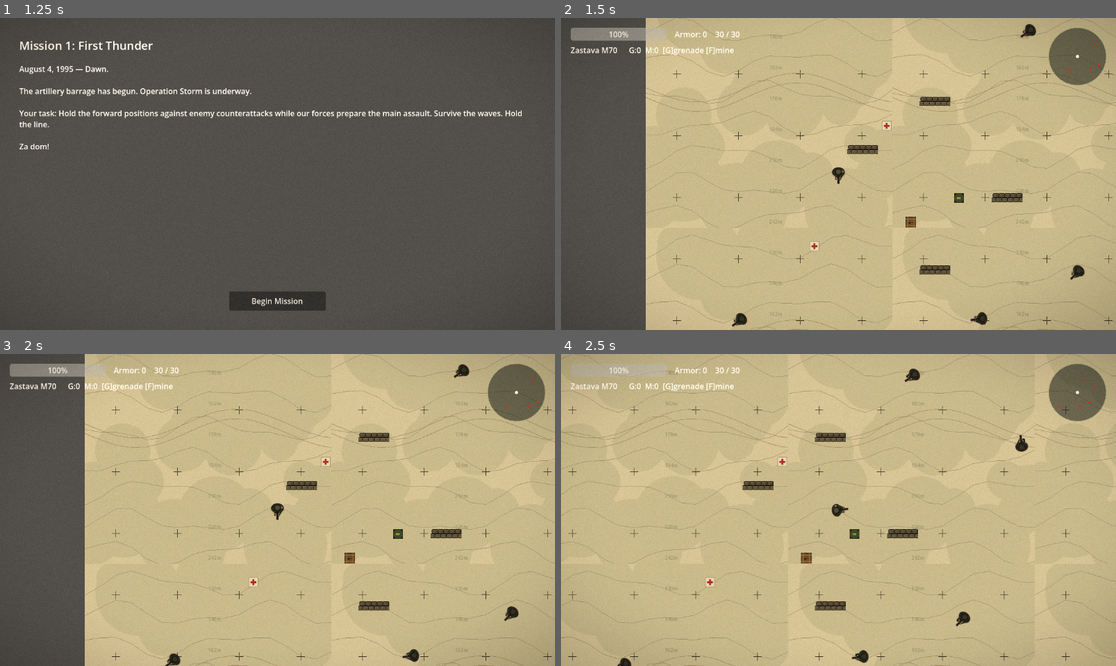
Above: before the commit, frames 1-4 (two rows, left to right).
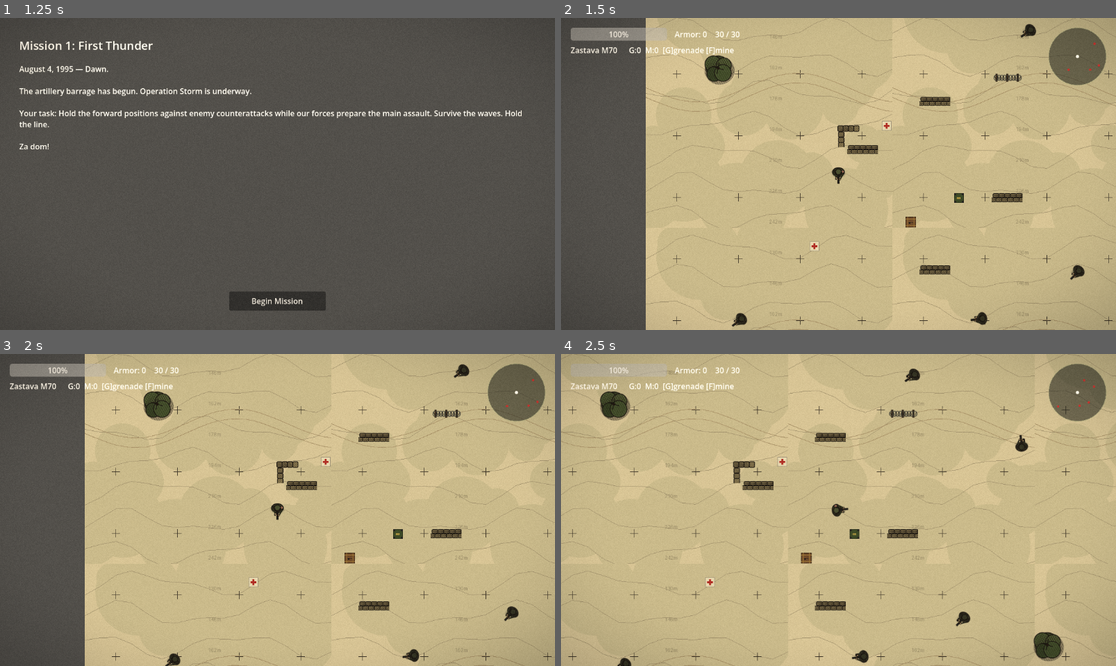
Above: after the commit, the same moments.

Repository: VrachoxWizard/storm-game
Game: Godot game, scene res://scenes/Main.tscn
Same seed, same stepped clock (60 frames per second), same inputs: the game is played once before the commit and once after it.
Inputs (mouse positions are in pixels of both pictures, inside the frame that each line leads up to):
- Up to frame 1 (1.25 s): click "Start Campaign" at 0.5 s
- Up to frame 2 (1.5 s): click "Begin Mission" at 1.25 s
- Up to frame 3 (2 s): no input
- Up to frame 4 (2.5 s): move the mouse to (960, 494) at 2.02 s; hold D (move_right) from 2.03 s (still down); hold Space (dodge) from 2.03 s (still down)

Frame 1 is identical in both runs. In frame 2, 0.7% of the frame differs, in the area x 25-84%, y 12-42%; in frame 3, 0.7%; in frame 4, 1.1%, in the area x 7-91%, y 12-99%.

Commit message:
fix(maps): restore bunker/mortar signals and integrate illustrated cover props across missions

Diff:
--- a/scenes/enemies/Bunker.tscn
+++ b/scenes/enemies/Bunker.tscn
@@ -1,11 +1,11 @@
 [gd_scene load_steps=5 format=3]
 
 [ext_resource type="Script" path="res://scripts/enemies/Bunker.gd" id="1_script"]
-[ext_resource type="Texture2D" path="res://assets/sprites/bunker.png" id="2_tex"]
+[ext_resource type="Texture2D" path="res://assets/sprites/props/bunker_concrete.png" id="2_tex"]
 [ext_resource type="PackedScene" path="res://scenes/weapons/EnemyProjectile.tscn" id="3_bullet"]
 
 [sub_resource type="RectangleShape2D" id="RectangleShape2D_1"]
-size = Vector2(56, 40)
+size = Vector2(88, 64)
 
 [sub_resource type="CircleShape2D" id="CircleShape2D_2"]
 radius = 360.0
@@ -21,6 +21,11 @@
 damage = 10
 attack_cooldown = 0.12
 bullet_scene = ExtResource("3_bullet")
+
+[node name="Shadow" type="Sprite2D" parent="."]
+modulate = Color(0, 0, 0, 0.35)
+position = Vector2(6, 8)
+texture = ExtResource("2_tex")
 
 [node name="Sprite2D" type="Sprite2D" parent="."]
 texture = ExtResource("2_tex")
--- a/scenes/missions/Mission1.tscn
+++ b/scenes/missions/Mission1.tscn
@@ -10,6 +10,9 @@
 [ext_resource type="Resource" path="res://resources/weapons/hawk_shotgun.tres" id="8_hawk"]
 [ext_resource type="Texture2D" path="res://assets/sprites/terrain/terrain_staging.png" id="9_ground"]
 [ext_resource type="Texture2D" path="res://assets/sprites/props/sandbag_straight.png" id="10_sandbag"]
+[ext_resource type="Texture2D" path="res://assets/sprites/props/sandbag_corner.png" id="11_corner"]
+[ext_resource type="Texture2D" path="res://assets/sprites/props/barbed_wire.png" id="12_wire"]
+[ext_resource type="Texture2D" path="res://assets/sprites/props/tree_ink_sketch.png" id="13_tree"]
 
 [sub_resource type="RectangleShape2D" id="RectangleShape2D_horiz"]
 size = Vector2(1240, 20)
@@ -19,6 +22,12 @@
 
 [sub_resource type="RectangleShape2D" id="RectangleShape2D_sandbag"]
 size = Vector2(64, 24)
+
+[sub_resource type="RectangleShape2D" id="RectangleShape2D_corner"]
+size = Vector2(48, 48)
+
+[sub_resource type="RectangleShape2D" id="RectangleShape2D_wire"]
+size = Vector2(64, 20)
 
 [node name="Mission1" type="Node2D"]
 
@@ -128,6 +137,38 @@
 [node name="CollisionShape2D" type="CollisionShape2D" parent="Cover/Sandbag4"]
 shape = SubResource("RectangleShape2D_sandbag")
 
+[node name="SandbagCorner1" type="StaticBody2D" parent="Cover"]
+position = Vector2(420, 320)
+collision_layer = 32
+collision_mask = 0
+
+[node name="Sprite2D" type="Sprite2D" parent="Cover/SandbagCorner1"]
+texture = ExtResource("11_corner")
+
+[node name="CollisionShape2D" type="CollisionShape2D" parent="Cover/SandbagCorner1"]
+shape = SubResource("RectangleShape2D_corner")
+
+[node name="BarbedWire1" type="StaticBody2D" parent="Cover"]
+position = Vector2(750, 200)
+collision_layer = 32
+collision_mask = 0
+
+[node name="Sprite2D" type="Sprite2D" parent="Cover/BarbedWire1"]
+texture = ExtResource("12_wire")
+
+[node name="CollisionShape2D" type="CollisionShape2D" parent="Cover/BarbedWire1"]
+shape = SubResource("RectangleShape2D_wire")
+
+[node name="Props" type="Node2D" parent="."]
+
+[node name="Tree1" type="Sprite2D" parent="Props"]
+position = Vector2(150, 180)
+texture = ExtResource("13_tree")
+
+[node name="Tree2" type="Sprite2D" parent="Props"]
+position = Vector2(1050, 680)
+texture = ExtResource("13_tree")
+
 [node name="Checkpoints" type="Node2D" parent="."]
 
 [node name="Boundary" type="StaticBody2D" parent="."]
--- a/scenes/missions/Mission2.tscn
+++ b/scenes/missions/Mission2.tscn
@@ -15,6 +15,7 @@
 [ext_resource type="Resource" path="res://resources/weapons/rpg.tres" id="13_rpg"]
 [ext_resource type="Texture2D" path="res://assets/sprites/terrain/terrain_trenches.png" id="14_ground"]
 [ext_resource type="Texture2D" path="res://assets/sprites/props/sandbag_straight.png" id="15_sandbag"]
+[ext_resource type="Texture2D" path="res://assets/sprites/props/barbed_wire.png" id="16_wire"]
 
 [sub_resource type="RectangleShape2D" id="RectangleShape2D_horiz"]
 size = Vector2(1400, 20)
@@ -27,6 +28,12 @@
 
 [sub_resource type="CircleShape2D" id="CircleShape2D_cp"]
 radius = 40.0
+
+[sub_resource type="RectangleShape2D" id="RectangleShape2D_sandbag"]
+size = Vector2(64, 24)
+
+[sub_resource type="RectangleShape2D" id="RectangleShape2D_wire"]
+size = Vector2(64, 20)
 
 [node name="Mission2" type="Node2D"]
 
@@ -92,16 +99,35 @@
 [node name="Sandbag1" type="StaticBody2D" parent="Cover"]
 position = Vector2(400, 350)
 collision_layer = 32
+collision_mask = 0
 
 [node name="Sprite2D" type="Sprite2D" parent="Cover/Sandbag1"]
 texture = ExtResource("15_sandbag")
 
+[node name="CollisionShape2D" type="CollisionShape2D" parent="Cover/Sandbag1"]
+shape = SubResource("RectangleShape2D_sandbag")
+
 [node name="Sandbag2" type="StaticBody2D" parent="Cover"]
 position = Vector2(400, 500)
 collision_layer = 32
+collision_mask = 0
 
 [node name="Sprite2D" type="Sprite2D" parent="Cover/Sandbag2"]
 texture = ExtResource("15_sandbag")
+
+[node name="CollisionShape2D" type="CollisionShape2D" parent="Cover/Sandbag2"]
+shape = SubResource("RectangleShape2D_sandbag")
+
+[node name="BarbedWire1" type="StaticBody2D" parent="Cover"]
+position = Vector2(650, 440)
+collision_layer = 32
+collision_mask = 0
+
+[node name="Sprite2D" type="Sprite2D" parent="Cover/BarbedWire1"]
+texture = ExtResource("16_wire")
+
+[node name="CollisionShape2D" type="CollisionShape2D" parent="Cover/BarbedWire1"]
+shape = SubResource("RectangleShape2D_wire")
 
 [node name="ExitZone" type="Area2D" parent="."]
 position = Vector2(1280, 440)
--- a/scenes/missions/Mission3.tscn
+++ b/scenes/missions/Mission3.tscn
@@ -17,12 +17,16 @@
 [ext_resource type="Resource" path="res://resources/weapons/m48_mauser.tres" id="15_mauser"]
 [ext_resource type="Texture2D" path="res://assets/sprites/terrain/terrain_highway.png" id="16_ground"]
 [ext_resource type="Texture2D" path="res://assets/sprites/props/sandbag_straight.png" id="17_sandbag"]
+[ext_resource type="Texture2D" path="res://assets/sprites/props/tree_ink_sketch.png" id="18_tree"]
 
 [sub_resource type="RectangleShape2D" id="RectangleShape2D_horiz"]
 size = Vector2(1600, 20)
 
 [sub_resource type="RectangleShape2D" id="RectangleShape2D_vert"]
 size = Vector2(20, 1000)
+
+[sub_resource type="RectangleShape2D" id="RectangleShape2D_sandbag"]
+size = Vector2(64, 24)
 
 [sub_resource type="RectangleShape2D" id="RectangleShape2D_village"]
 size = Vector2(160, 160)
@@ -123,9 +127,23 @@
 [node name="Bag1" type="StaticBody2D" parent="Cover"]
 position = Vector2(650, 350)
 collision_layer = 32
+collision_mask = 0
 
 [node name="Sprite2D" type="Sprite2D" parent="Cover/Bag1"]
 texture = ExtResource("17_sandbag")
+
+[node name="CollisionShape2D" type="CollisionShape2D" parent="Cover/Bag1"]
+shape = SubResource("RectangleShape2D_sandbag")
+
+[node name="Props" type="Node2D" parent="."]
+
+[node name="Tree1" type="Sprite2D" parent="Props"]
+position = Vector2(300, 200)
+texture = ExtResource("18_tree")
+
+[node name="Tree2" type="Sprite2D" parent="Props"]
+position = Vector2(1100, 800)
+texture = ExtResource("18_tree")
 
 [node name="MissionController" type="Node" parent="."]
 script = ExtResource("11_ctrl")
--- a/scripts/enemies/Bunker.gd
+++ b/scripts/enemies/Bunker.gd
@@ -60,6 +60,8 @@
 
 func _die() -> void:
 	current_state = State.DEAD
+	destroyed.emit()
+	enemy_died.emit(self)
 	var sm = get_node_or_null("/root/ScoreManager")
 	if sm:
 		sm.record_emplacement_destroyed()
--- a/scripts/enemies/Mortar.gd
+++ b/scripts/enemies/Mortar.gd
@@ -54,6 +54,8 @@
 	if is_instance_valid(_warning):
 		_warning.queue_free()
 	current_state = State.DEAD
+	destroyed.emit()
+	enemy_died.emit(self)
 	var sm = get_node_or_null("/root/ScoreManager")
 	if sm:
 		sm.record_emplacement_destroyed()
--- a/tests/test_missions_visual.gd
+++ b/tests/test_missions_visual.gd
@@ -90,7 +90,7 @@
 			print("FAIL: Prefab %s collision_layer is %d, expected 32" % [p, p_inst.collision_layer])
 			quit(1)
 			return
-		p_inst.queue_free()
+		p_inst.free()
 
 	print("PASS: All 5 missions verified with visual upgrades")
 	quit(0)
